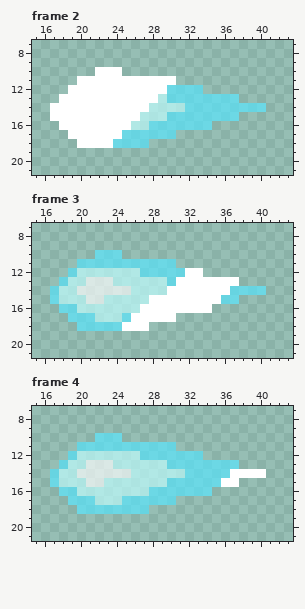
Pixel-art file: Main Build/Art/Ghost Fireball.aseprite. Above: the version before the commit.
44x32 pixels, 9 frames. Shown: frame 2: x 15..43, y 7..21; frame 3: x 15..43, y 7..21; frame 4: x 15..43, y 7..21.
Once edited:
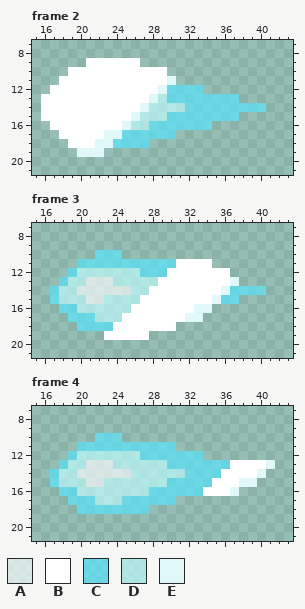
Palette (. is transparent): A #ffffffa6  B #ffffff  C #55e6ffa6  D #bfffffa6  E #e1f8fa
The edit:
Frame 2, layer "White Fill in":
y 9: x 21..26 ...... -> BBBBBB
y 10: x 19..21 ... -> BBB; x 25..29 ..... -> BBBBB
y 11: x 18..19 .. -> BB; x 30 B -> E
y 12: x 17..18 .. -> BB; x 29 B -> E
y 13: x 16..17 .. -> BB; x 28 B -> E
y 14: x 16 . -> B; x 27 B -> E
y 15: x 16 . -> B; x 26 B -> E
y 16: x 17 . -> B; x 25 B -> E
y 17: x 18 . -> B; x 23..24 BB -> EE
y 18: x 19 . -> B; x 22..23 BB -> EE
y 19: x 20..22 ... -> EEE
Frame 3, layer "White Fill in":
y 11: x 31..34 .... -> BBBB
y 12: x 30..31 CC -> BB; x 34..36 ... -> BBB
y 13: x 29..30 DC -> BB; x 37 B -> E
y 14: x 28..29 DD -> BB; x 36 B -> E
y 15: x 27 D -> B; x 35 B -> E
y 16: x 26 D -> B; x 33..34 BB -> EE
y 17: x 25 C -> B; x 31..33 ... -> BEE
y 18: x 24 C -> B; x 28..30 ... -> BBB
y 19: x 23..27 ..... -> BBBBB
Frame 4, layer "White Fill in":
y 13: x 37..41 C.... -> BBBBE
y 14: x 36 C -> B; x 40 B -> E
y 15: x 35 C -> B; x 38..39 .. -> EE
y 16: x 34..37 C... -> BBBE
